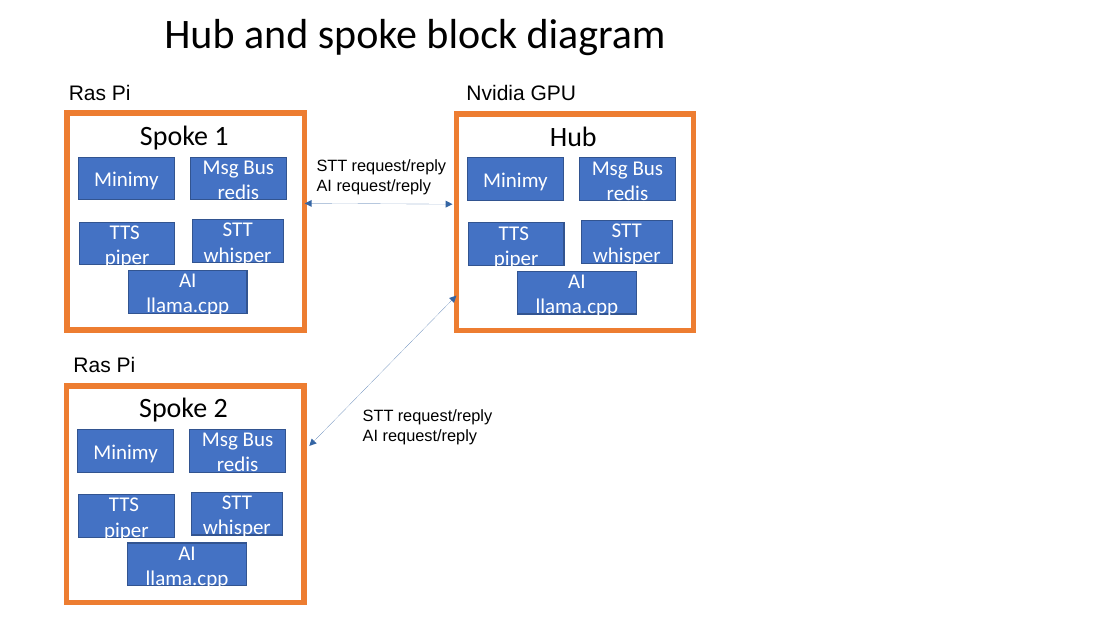
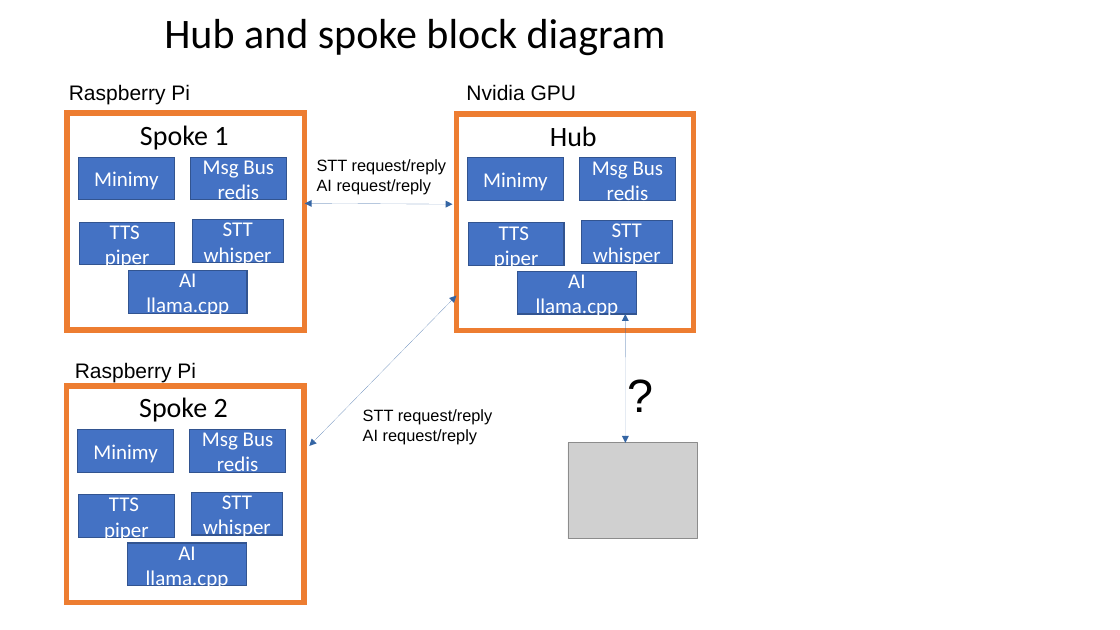
Before and after one commit to mike99mac/minimy-mike99mac, a slide deck: slide 11 of smartboomboxes.odp. Drawn at 1120x630 pixels with LibreOffice and Linux fonts; fonts in the diff are those of the drawing; grey boxes stand for pictures. Boxes give left, top, right and bottom in pixels: in the first picture for what was removed or moved away, otherwise in the second. Text is boxed around its words. In the diff, an @@ line names an element or a change of style, - is before the commit and + after.

```diff
--- a/smartboomboxes.odp
+++ b/smartboomboxes.odp
@@ text at [69,84,190,104]: text changed @@
-Ras Pi
+Raspberry Pi
@@ double arrow added from (625, 314) to (625, 443), #3465A4 0 pt @@
@@ text at [75,362,196,382]: text changed @@
-Ras Pi
+Raspberry Pi
@@ text added at [619,362,670,423], 40 pt, text #000000 @@
+?
@@ picture added at [568,443,697,539] @@
```
Also in this commit, not shown: 6 other slides changed, 2 slides added, 1 slide removed.
